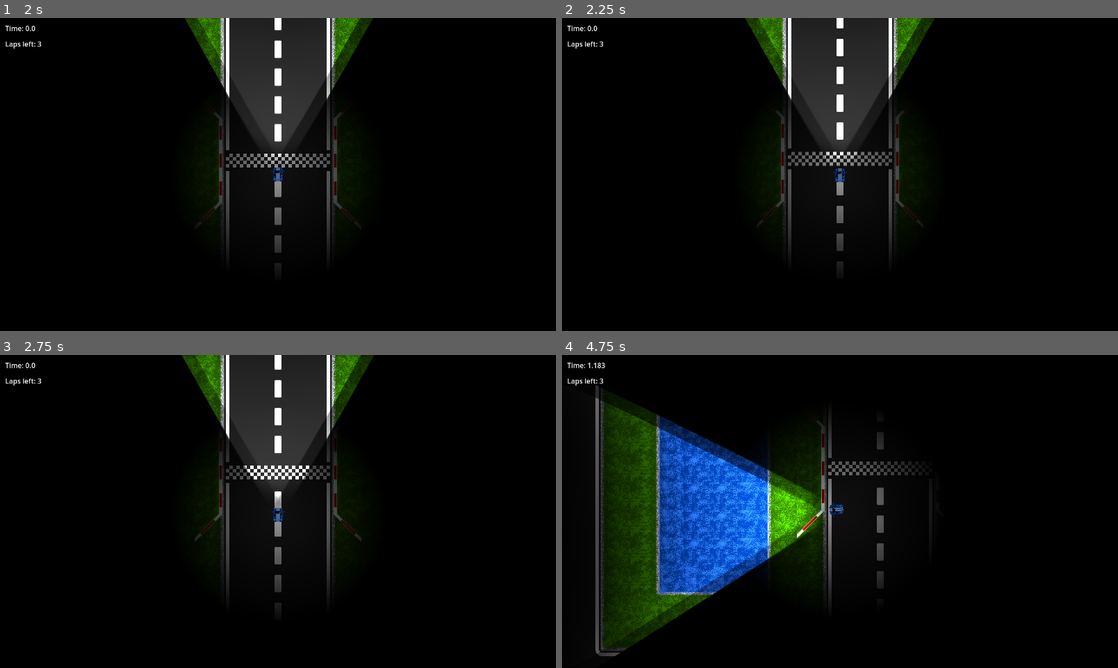
Above: before the commit, frames 1-4 (two rows, left to right).
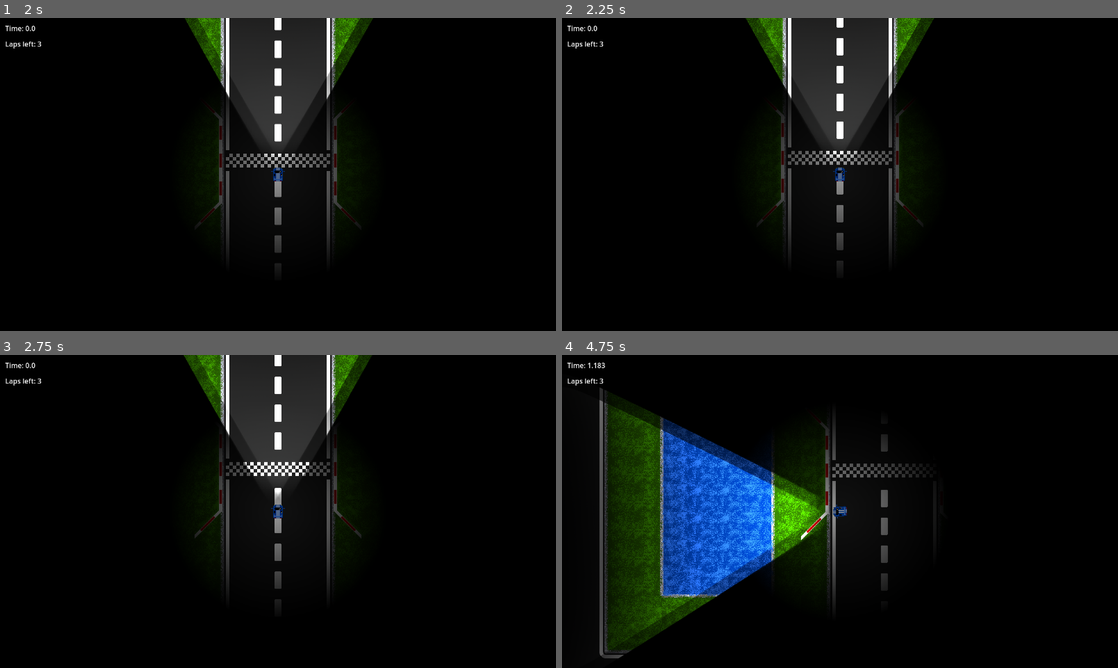
Above: after the commit, the same moments.

Repository: gureckyfrantisek/night_rider
Game: Godot game, scene res://scenes/main_menu.tscn
Two runs of this game, one before a commit and one after it. Both use one fixed random seed, a clock stepped at 60 frames per second and the inputs below.
Inputs (mouse positions are in pixels of both pictures, inside the frame that each line leads up to):
- Up to frame 1 (2 s): click "Level 1" at 0.5 s; tap Enter (ui_accept) at 1.25, 1.52 s; move the mouse to (400, 158) at 1.27 s; hold D (steer_right) from 1.28 s (still down)
- Up to frame 2 (2.25 s): tap Enter (ui_accept) at 2 s; move the mouse to (728, 190) at 2.02 s; release D (steer_right) at 2.03 s; hold S (brake) from 2.03 s (still down)
- Up to frame 3 (2.75 s): keep holding S (brake); tap Enter (ui_accept) at 2.27 s
- Up to frame 4 (4.75 s): move the mouse to (895, 442) at 2.77 s; release S (brake) at 2.78 s; hold D (steer_right) 2.78-3.53 s; move the mouse to (812, 574) at 3.52 s; hold W (accelerate) 3.53-4.28 s; tap Enter (ui_accept) at 3.77, 4.52 s; move the mouse to (1006, 558) at 4.27 s; hold A (steer_left) from 4.28 s (still down)

Frame 1 is identical in both runs. In frame 2, 1.1% of the frame differs, in the area x 33-67%, y 0-78%; in frame 3, 2.3%; in frame 4, 12%, in the area x 6-66%, y 9-97%.

Commit message:
fix: Fixed fixed camera logic

Diff:
--- a/scenes/player.tscn
+++ b/scenes/player.tscn
@@ -82,7 +82,7 @@
 position_smoothing_enabled = true
 position_smoothing_speed = 15.0
 rotation_smoothing_enabled = true
-rotation_smoothing_speed = 2.5
+rotation_smoothing_speed = 4.0
 
 [node name="PauseMenu" parent="." instance=ExtResource("5_ur7pv")]
 visible = false
--- a/scripts/player.gd
+++ b/scripts/player.gd
@@ -139,16 +139,16 @@
 			c.get_collider().apply_central_impulse(-c.get_normal() * last_velo.length()/10)
 
 func setup_camera():
-	if not Settings.camera_fixed:
-		$Camera2D.ignore_rotation = false
+	if Settings.camera_fixed:
+		$Camera2D.ignore_rotation = true
 		$Camera2D.position_smoothing_enabled = false
 		$Camera2D.rotation_smoothing_enabled = false
 	else:
-		$Camera2D.ignore_rotation = true
+		$Camera2D.ignore_rotation = false
 		$Camera2D.position_smoothing_enabled = true
 		$Camera2D.position_smoothing_speed = 15.0
 		$Camera2D.rotation_smoothing_enabled = true
-		$Camera2D.rotation_smoothing_speed = 2.5
+		$Camera2D.rotation_smoothing_speed = 3.5
 
 func setup_sounds():
 	var sounds = $Sounds.get_children()
